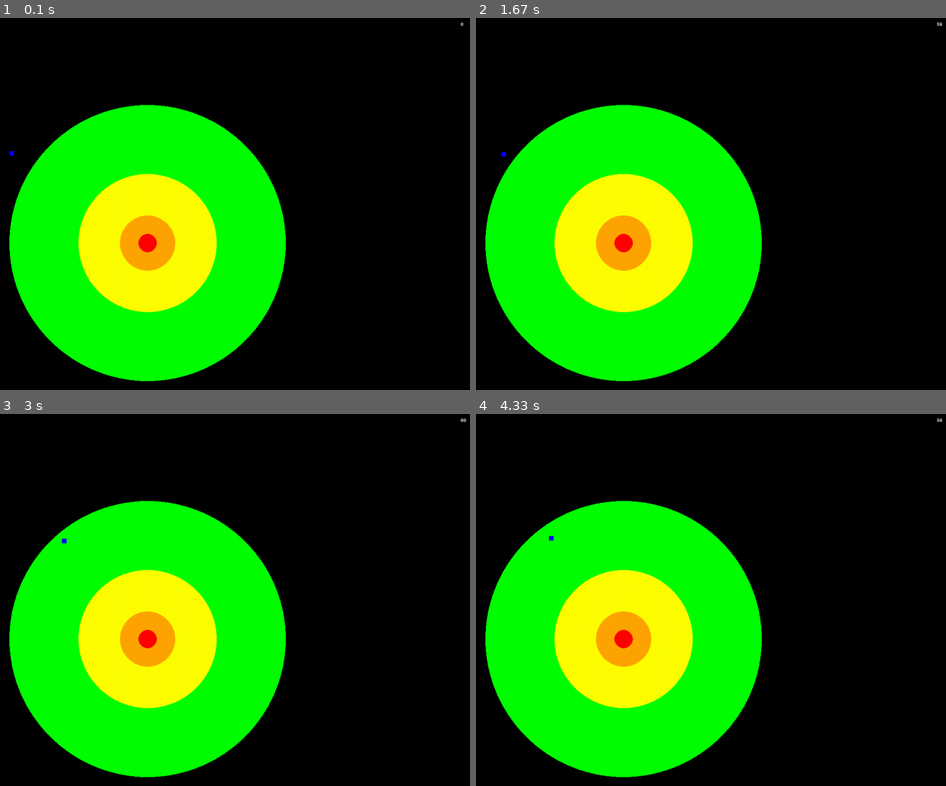
Above: before the commit, frames 1-4 (two rows, left to right).
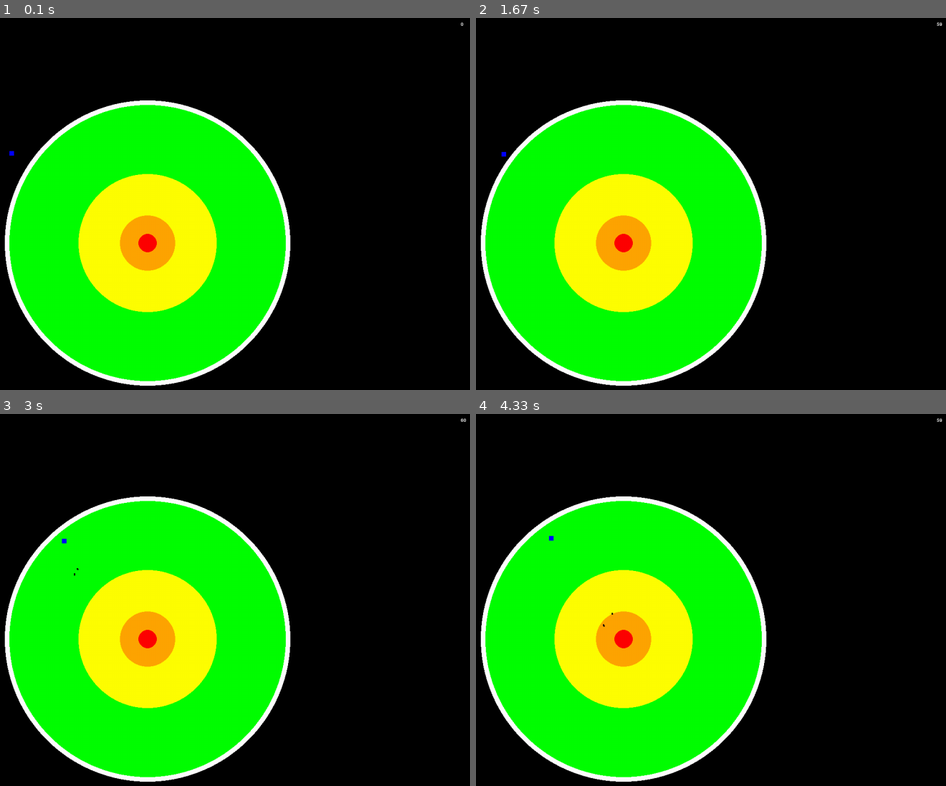
Above: after the commit, the same moments.

Repository: ReadHoffman/Pygame_Learning
Game: pygame game, started from Pygame_Learning.py
Two runs of this game, one before a commit and one after it. Both use one fixed random seed, a clock stepped at 60 frames per second and the inputs below.
Inputs (mouse positions are in pixels of both pictures, inside the frame that each line leads up to):
- Up to frame 1 (0.1 s): no input
- Up to frame 2 (1.67 s): press the mouse at (598, 263) at 0.37 s; move the mouse to (715, 248) at 0.47 s; release the mouse at (828, 230) at 0.6 s; hold D 0.67-1.13 s; hold W 1.17-1.47 s; hold D from 1.5 s (still down)
- Up to frame 3 (3 s): release D at 1.97 s; press the mouse at (122, 659) at 2.03 s; move the mouse to (173, 670) at 2.13 s; release the mouse at (220, 678) at 2.27 s; hold A 2.33-2.87 s; move the mouse to (outside the picture) at 2.37 s; hold S from 2.9 s (still down)
- Up to frame 4 (4.33 s): release S at 3.2 s; hold A 3.23-3.63 s; hold W 3.67-4.03 s; hold D from 4.07 s (still down)

The runs differ from the first frame. In frame 1, 2.6% of the frame differs, in the area x 0-62%, y 22-99%; in frame 2, 2.6%; in frame 3, 2.7%; in frame 4, 2.7%.

Commit message:
Added explosions, limited zone firing

Diff:
--- a/Pygame_Learning.py
+++ b/Pygame_Learning.py
@@ -3,7 +3,13 @@
 Created on Fri Jul 31 19:03:36 2020
 
 @author: Read
+
+future enhancements
+-
+
 """
+
+
 
 
 import pygame
@@ -34,6 +40,18 @@
     y = math.sin(rads) * offset
     return (x, y)
 
+def distance_between(pos1,pos2):
+    return math.hypot(pos1[0]-pos2[0], pos1[1]-pos2[1])
+
+# determine which zone object is in
+def in_zone(center):
+    in_zone = [distance_between(center,zone.pos)<=zone.radius for zone in Zones] #eg player in green zone4 will return T,T,T,T
+    try:
+        first_false_index = in_zone.index(False) #since zones are inclusive and ordered desc, the first false indicates the wides zone where player is not
+    except:
+        first_false_index = len(Zones)
+    return Zones[first_false_index-1]
+
 # empty lists
 projectiles = []
 
@@ -52,7 +70,8 @@
 
 
 class Zone:
-    def __init__(self,pos, radius, color):
+    def __init__(self, num, pos, radius, color):
+        self.num = num
         self.pos = pos
         self.radius = radius
         self.color = color
@@ -66,36 +85,56 @@
         self.pos = pos
         self.pos_start = pos
         self.pos_end = pos_end
-        self.size = (3,3) #hardcode not scaled
+        self.width = 3 #hardcode not scaled
+
+        self.height = 3 #hardcode not scaled
         self.speed = 2 #hardcode not scaled
         self.fired_by = fired_by
+        self.boom_radius = 10
 
         self.vector_full = ( (self.pos_end[0]-self.pos_start[0])*-1 ,self.pos_end[1]-self.pos_start[1]) #pygame flips y axis
         self.rads = math.atan2(*self.vector_full)+math.pi/2
         self.vector = new_pos(self.rads,self.speed)
 
+    @property
+    def center(self):
+        return (int(self.pos[0]+self.width/2), int(self.pos[1]+self.height/2))
+
     def update_pos(self):
         self.pos = tuple(map(operator.add, self.pos, self.vector))
 
     def draw(self):
-        rect = ( self.pos[0], self.pos[1], self.size[0],self.size[1] )
-        return pygame.draw.rect(screen, BLACK , rect )
+        if in_zone(self.center).num<=4:
+            rect = ( self.pos[0], self.pos[1], self.width,self.height )
+            result = pygame.draw.rect(screen, BLACK , rect )
+        else:
+            self.speed = 0
+            result = pygame.draw.circle(screen, BLACK , self.center, self.boom_radius )
+        return result
+
+
 
 
 
 class Player:
-    def __init__(self, name, pos, vector,color):
+    def __init__(self, name, pos, vector,color,width,height):
         self.name = name
         self.pos = pos
         self.vector = vector
 #        self.image = pygame.image.load("p3_front.png")
 
         self.color = color
+        self.width = width
+        self.height = height
         self.aim_pos = None
 
     @property
+    def center(self):
+        return (self.pos[0]+self.width/2, self.pos[1]+self.height/2)
+
+    @property
     def shape(self):
-        return pygame.Rect(self.pos[0], self.pos[1], 10, 10)
+        return pygame.Rect(self.pos[0], self.pos[1], self.width, self.height)
 
     def draw(self):
         pygame.draw.rect(screen, self.color , self.shape)
@@ -119,12 +158,20 @@
     def aim(self):
         self.aim_pos = pygame.mouse.get_pos()
 
+    @property
+    def in_zone(self):
+        in_zone = [distance_between(self.center,zone.pos)<=zone.radius for zone in Zones] #eg player in green zone4 will return T,T,T,T
+        try:
+            first_false_index = in_zone.index(False) #since zones are inclusive and ordered desc, the first false indicates the wides zone where player is not
+        except:
+            first_false_index = len(Zones)
+        return Zones[first_false_index-1] #offset by one will give current player zone
+
 
     def fire(self):
-        for event in pygame.event.get():
-            if event.type == pygame.MOUSEBUTTONDOWN:
-                self.aim()
-                projectiles.append(Projectile(self.pos,self.aim_pos,self.name))
+        if click==True and in_zone(self.center).num == 4:
+            self.aim()
+            projectiles.append(Projectile(self.pos,self.aim_pos,self.name))
 #                pygame.draw.circle(screen, WHITE , self.aim_pos, 5)
 
 
@@ -144,16 +191,21 @@
 done = False
 
 #create player
-Player1 = Player('Read',(400,300),(.1,.1),BLUE)
+Player1 = Player('Read',(400,300),(.1,.1),BLUE,10,10)
 
 #create arena
-Zone1 = Zone( (screen1.center),20,RED )
-Zone2 = Zone( (screen1.center),60,ORANGE )
-Zone3 = Zone( (screen1.center),150,YELLOW )
-Zone4 = Zone( (screen1.center),300,GREEN )
-
-Zones = [Zone4,Zone3,Zone2,Zone1]
-
+Zone1 = Zone( 1,(screen1.center),20,RED )
+Zone2 = Zone( 2,(screen1.center),60,ORANGE )
+Zone3 = Zone( 3,(screen1.center),150,YELLOW )
+Zone4 = Zone( 4,(screen1.center),300,GREEN )
+Zone5 = Zone( 5,(screen1.center),310,WHITE )
+Zone6 = Zone( 6,(screen1.center),1000,BLACK ) #created for development, to prevent a player from never bing in a zone
+
+Zones = [Zone6,Zone5,Zone4,Zone3,Zone2,Zone1]
+
+# make cursor visible
+pygame.mouse.set_visible(True)
+pygame.mouse.set_cursor(*pygame.cursors.broken_x)
 
 # -------- Main Program Loop -----------
 while not done:
@@ -162,6 +214,7 @@
         if event.type == pygame.QUIT:
             done = True
     pressed = pygame.key.get_pressed()
+    click = (pygame.mouse.get_pressed() == (1, 0, 0) )
 
     # --- Drawing
     # Set the screen background
@@ -175,12 +228,14 @@
     Player1.fire()
 
     # --- Update info after drawing
-    #update vector and then update position
+    #update vector using key inputs and then update position
     Player1.update_vector()
     Player1.update_pos()
 
-    #update projectiles
+    #update all projectiles positions
     [x.update_pos() for x in projectiles]
+
+    # draw all projectiles in current positions
     [x.draw() for x in projectiles]
 
 
